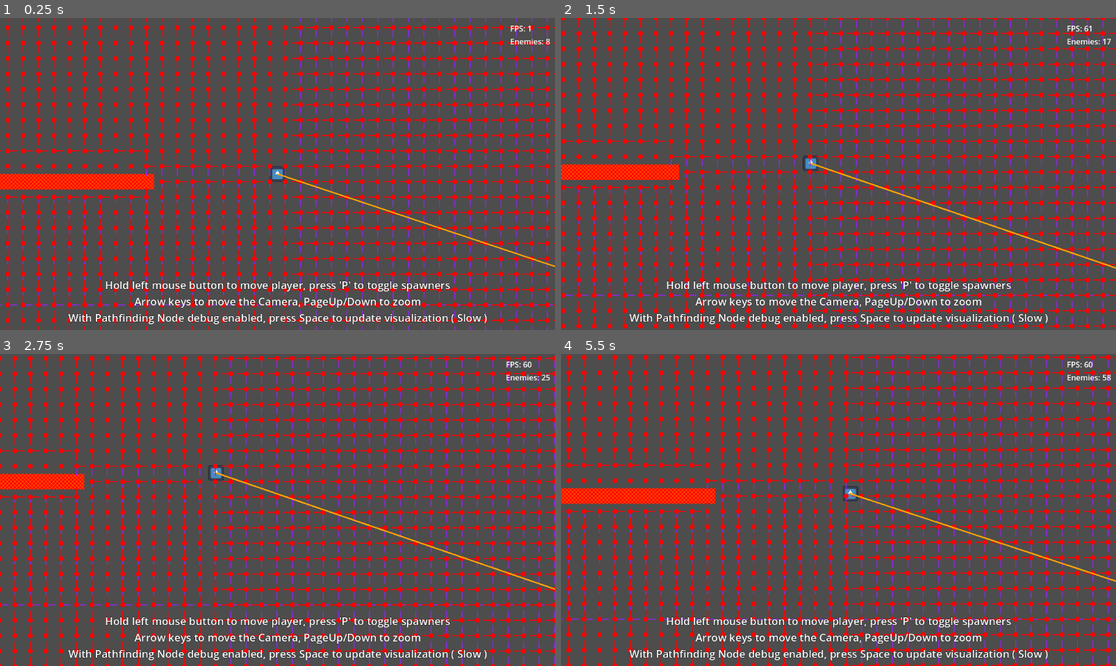
Above: before the commit, frames 1-4 (two rows, left to right).
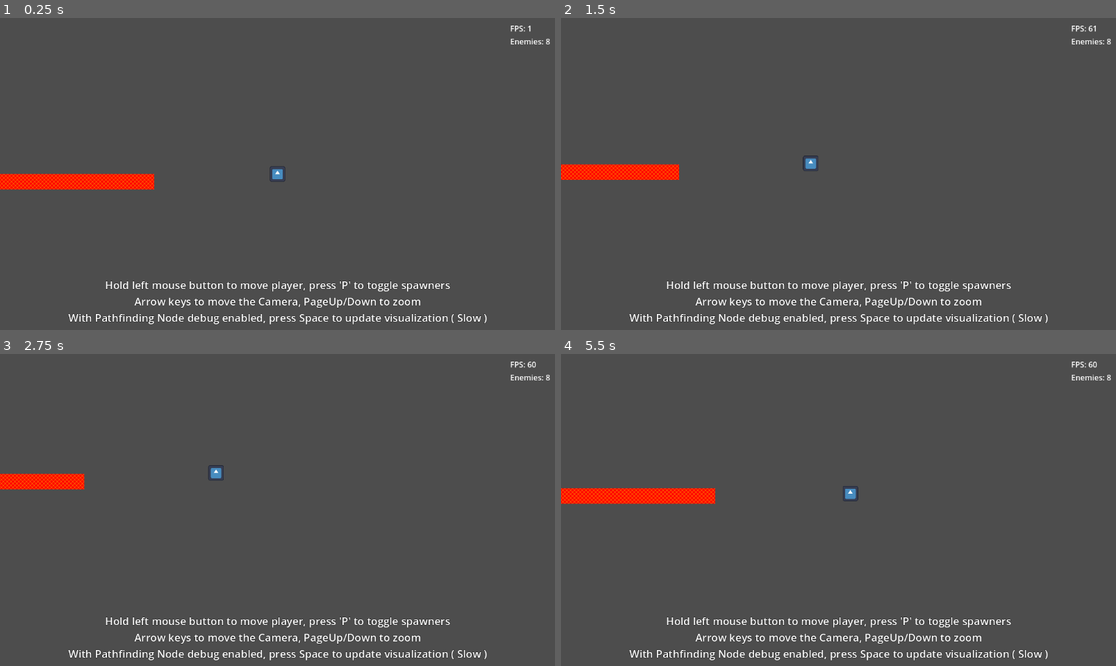
Above: after the commit, the same moments.

Repository: Griiimon/Manymies
Game: Godot game, scene res://main_large_level.tscn
Two runs of this game, one before a commit and one after it. Both use one fixed random seed, a clock stepped at 60 frames per second and the inputs below. The engine's default icon, where the game draws it, is replaced by a stand-in: a white triangle on a blue panel in a dark square.
Inputs (mouse positions are in pixels of both pictures, inside the frame that each line leads up to):
- Up to frame 1 (0.25 s): no input
- Up to frame 2 (1.5 s): tap P (pause_spawner) at 0.5, 1.25 s; move the mouse to (960, 158) at 0.52 s; hold Right (ui_right) 0.53-1.28 s; click (960, 158) at 0.67 s; tap Space (ui_select) at 0.77 s; move the mouse to (727, 189) at 1.27 s; hold Down (ui_down) from 1.28 s (still down)
- Up to frame 3 (2.75 s): tap Space (ui_select) at 1.52 s; tap P (pause_spawner) at 2 s; move the mouse to (333, 441) at 2.02 s; release Down (ui_down) at 2.03 s; hold Right (ui_right) from 2.03 s (still down)
- Up to frame 4 (5.5 s): tap P (pause_spawner) at 2.75, 3.5, 4.25 s; move the mouse to (810, 572) at 2.77 s; release Right (ui_right) at 2.78 s; hold Up (ui_up) 2.78-3.53 s; click (810, 572) at 2.92 s; tap Space (ui_select) at 3.02, 3.77, 4.52 s; move the mouse to (1005, 556) at 3.52 s; hold Left (ui_left) 3.53-5.03 s; move the mouse to (672, 463) at 4.27 s; move the mouse to (866, 510) at 5.02 s; hold Down (ui_down) from 5.03 s (still down); click (866, 510) at 5.17 s

The runs differ from the first frame. In frame 1, 15% of the frame differs, in the area x 0-100%, y 0-100%; in frame 2, 16%; in frame 3, 16%; in frame 4, 16%.
Error after the commit: Parse Error: Too few arguments for "debug_draw()" call. Expected at least 3 but received 2. (res://solutions/large_level_pathfinder.gd:80)

Commit message:
Update direction_flowfield.gd

Diff:
--- a/solutions/direction_flowfield.gd
+++ b/solutions/direction_flowfield.gd
@@ -30,9 +30,9 @@
 	return cached_directions[grid_coords]
 
 
-func debug_draw(canvas: CanvasItem, color: Color):
+func debug_draw(canvas: CanvasItem, tile_map: TileMapLayer, color: Color):
 	for key: Vector2i in cached_directions:
-		var center:= Vector2(key * Global.TILE_SIZE) + Vector2.ONE * Global.TILE_SIZE / 2
+		var center:= tile_map.map_to_local(key)
 		var dir: Vector2= get_direction(center)
 
 		canvas.draw_circle(center, 5, color, true)
